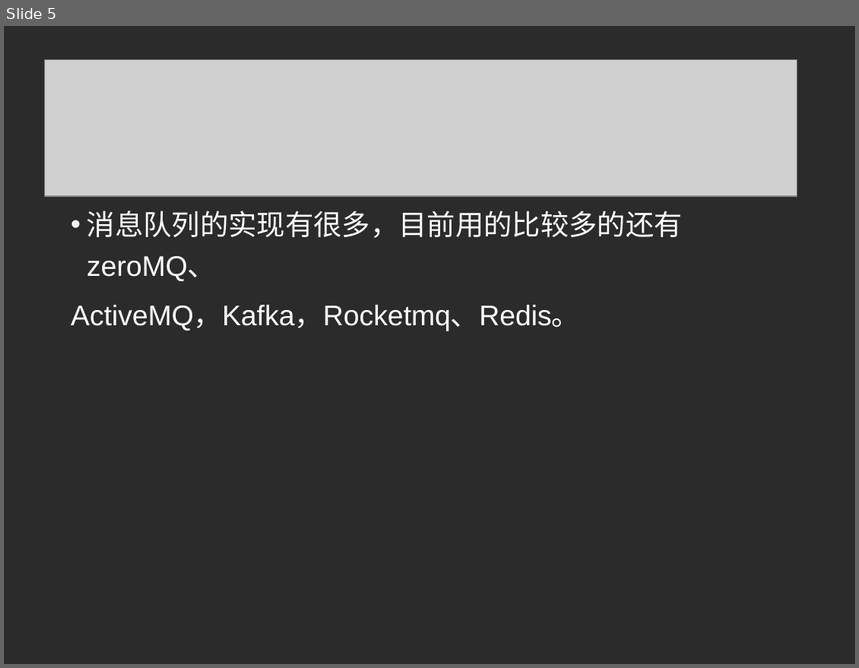
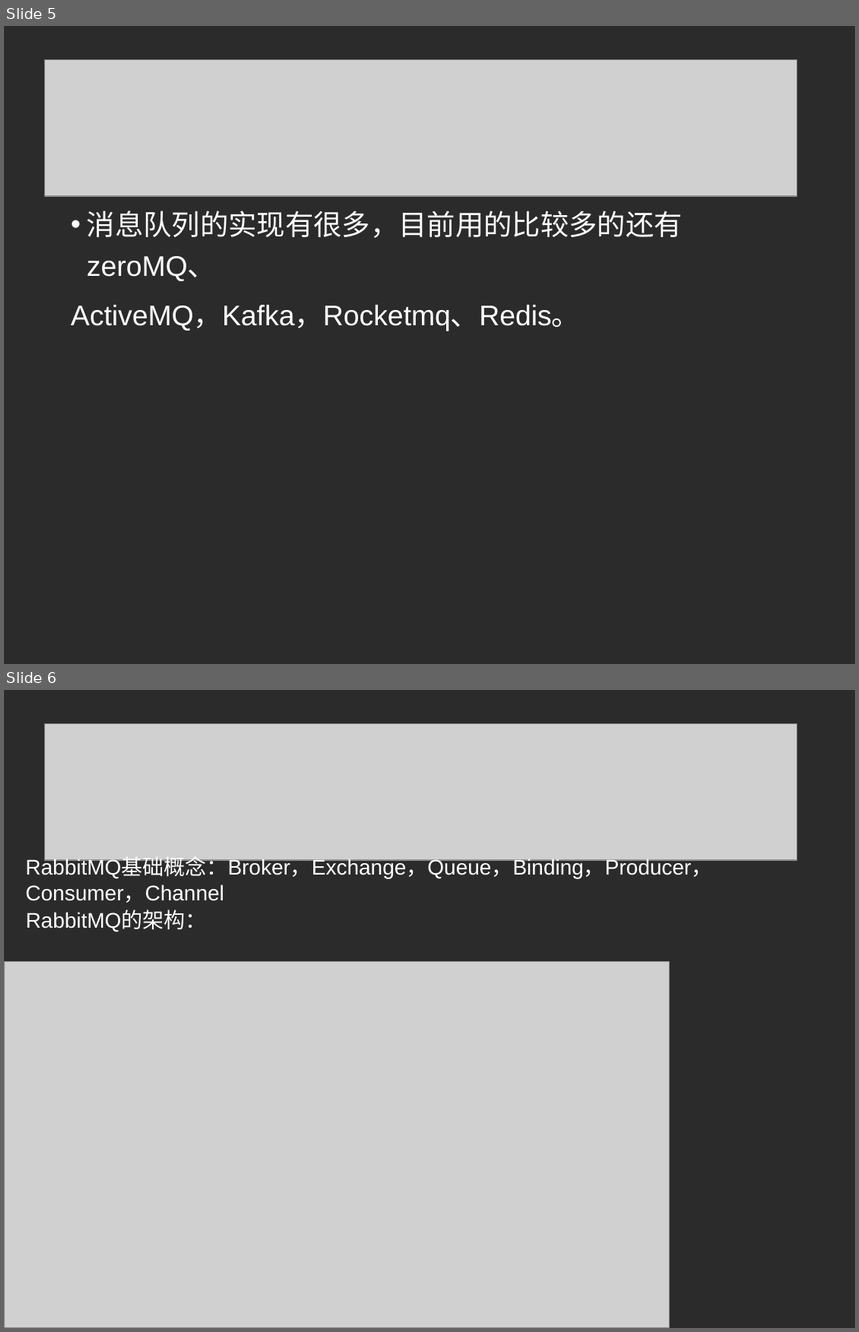
Before and after one commit to t1xuwei/rabbitmq_prj, a slide deck: rabbitmq_test/resources/消息队列-rabbitmq.ppt. Shown one above the other, each under a label of ours: slide 5 before the commit, slides 5 and 6 after it. The pictures are 859x668 and 859x1332 pixels, drawn with LibreOffice and Linux fonts; fonts in the diff are those of the drawing; grey boxes stand for pictures; background and template pictures are left out; a plain dark background stands for a picture behind light text. Boxes give left, top, right and bottom in pixels: in the first picture for what was removed or moved away, otherwise in the second. Text is boxed around its words. In the diff, an @@ line names an element or a change of style, - is before the commit and + after.

```diff
--- a/rabbitmq_test/resources/消息队列-rabbitmq.ppt
+++ b/rabbitmq_test/resources/消息队列-rabbitmq.ppt
@@ slide 6 added at bbox=[4, 690, 855, 1328], background picture (left out) @@
@@ picture added at bbox=[45, 723, 797, 860] @@
@@ text added at bbox=[25, 858, 712, 903], 18 pt, text #FFFFFF @@
+RabbitMQ基础概念：Broker，Exchange，Queue，Binding，Producer，Consumer，Channel
@@ text added at bbox=[26, 911, 207, 932], 18 pt, text #FFFFFF @@
+RabbitMQ的架构：
@@ picture added at bbox=[4, 962, 670, 1328] @@
```
Also in this commit, not shown: 4 other slides added, 3 slides removed.
